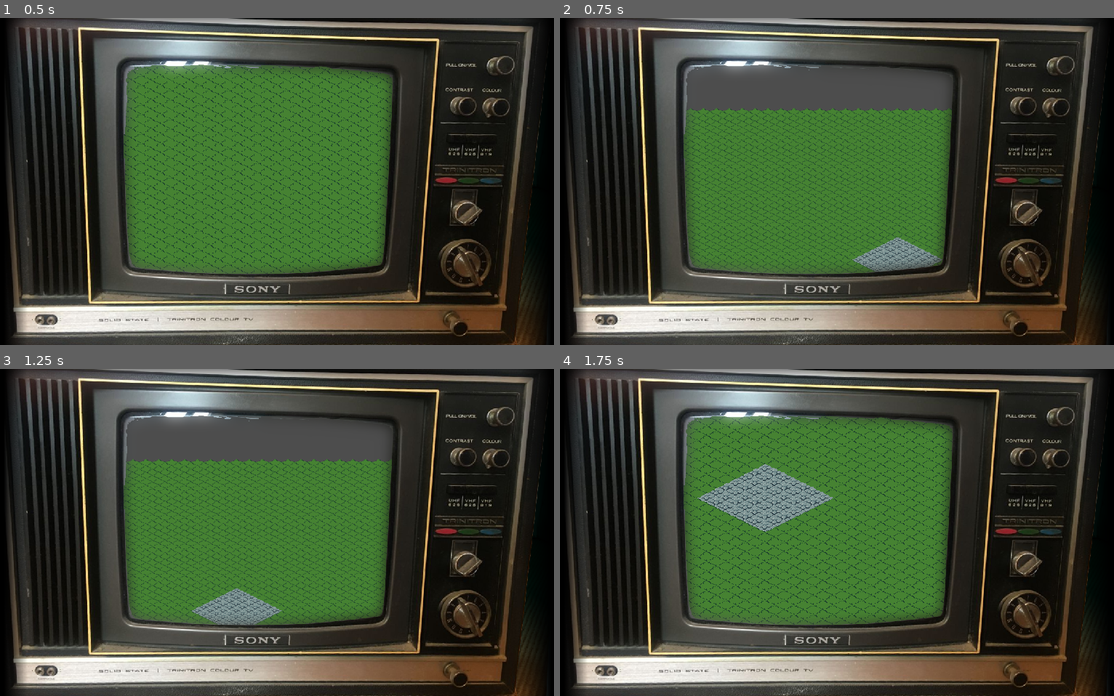
Above: before the commit, frames 1-4 (two rows, left to right).
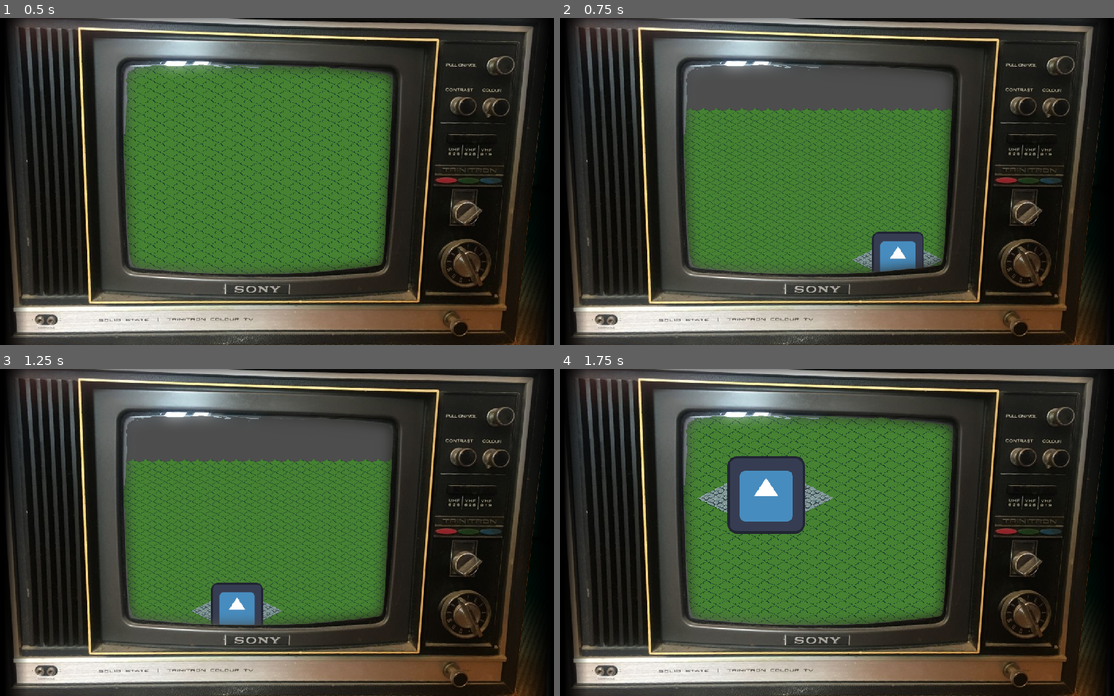
Above: after the commit, the same moments.

Repository: KoolDouds/BrackeysJam2024.2
Game: Godot game, scene res://Prefabs/main_scene.tscn
Same seed, same stepped clock (60 frames per second), same inputs: the game is played once before the commit and once after it. The engine's default icon, where the game draws it, is replaced by a stand-in: a white triangle on a blue panel in a dark square.
Inputs (mouse positions are in pixels of both pictures, inside the frame that each line leads up to):
- Up to frame 1 (0.5 s): no input
- Up to frame 2 (0.75 s): tap Enter (ui_accept) at 0.5 s; move the mouse to (953, 165) at 0.52 s; hold Right (ui_right) from 0.53 s (still down); tap Mouse wheel down (zoom_down) at 0.6 s
- Up to frame 3 (1.25 s): keep holding Right (ui_right); tap Enter (ui_accept) at 0.77 s
- Up to frame 4 (1.75 s): move the mouse to (709, 548) at 1.27 s; release Right (ui_right) at 1.28 s; hold Down (ui_down) from 1.28 s (still down); tap Mouse wheel up (zoom_up) at 1.35 s; tap Enter (ui_accept) at 1.52 s

Frame 1 is identical in both runs. In frame 2, 1.1% of the frame differs, in the area x 56-66%, y 65-78%; in frame 3, 1.2%; in frame 4, 3.2%, in the area x 30-45%, y 26-51%.

Commit message:
ajout base

Diff:
--- a/monde.tscn
+++ b/monde.tscn
@@ -1,7 +1,8 @@
-[gd_scene load_steps=3 format=3 uid="uid://5g7ir8us26jd"]
+[gd_scene load_steps=4 format=3 uid="uid://chl7j4hq22555"]
 
 [ext_resource type="Script" path="res://Script/Spawner.gd" id="1_i8ecj"]
 [ext_resource type="PackedScene" uid="uid://dqsa7e34lv3of" path="res://Prefabs/map.tscn" id="2_7yt85"]
+[ext_resource type="PackedScene" uid="uid://brkydqists1yk" path="res://Prefabs/base.tscn" id="3_8d58r"]
 
 [node name="Monde" type="Node2D"]
 
@@ -10,3 +11,6 @@
 script = ExtResource("1_i8ecj")
 
 [node name="Map" parent="." instance=ExtResource("2_7yt85")]
+
+[node name="Base" parent="." instance=ExtResource("3_8d58r")]
+position = Vector2(577, 331)
Not shown: 1 places in Prefabs/main_scene.tscn that only renumber resources
